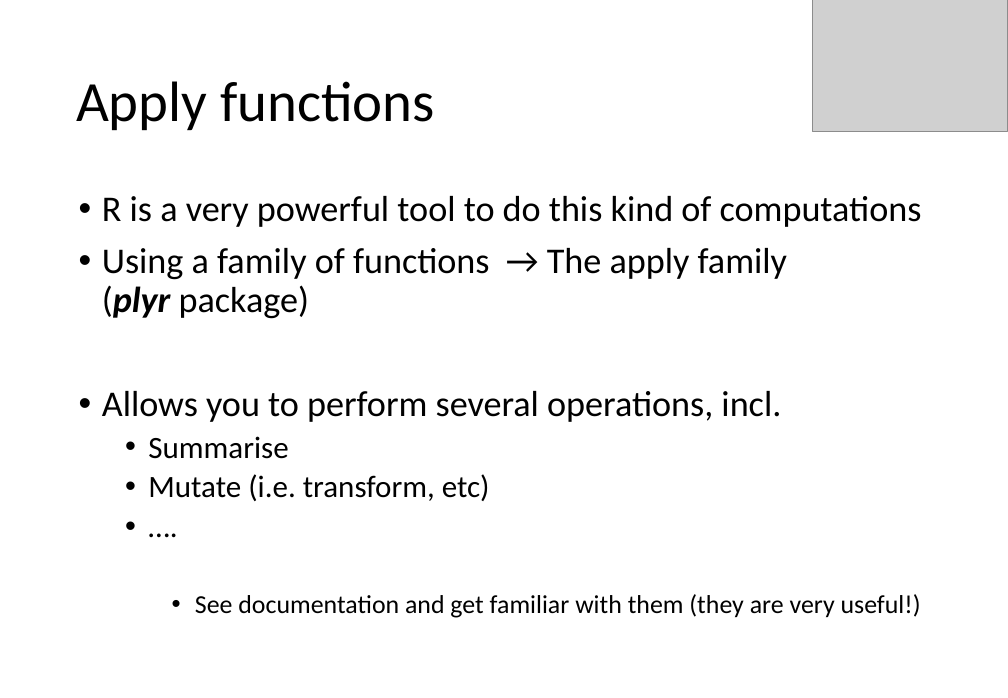
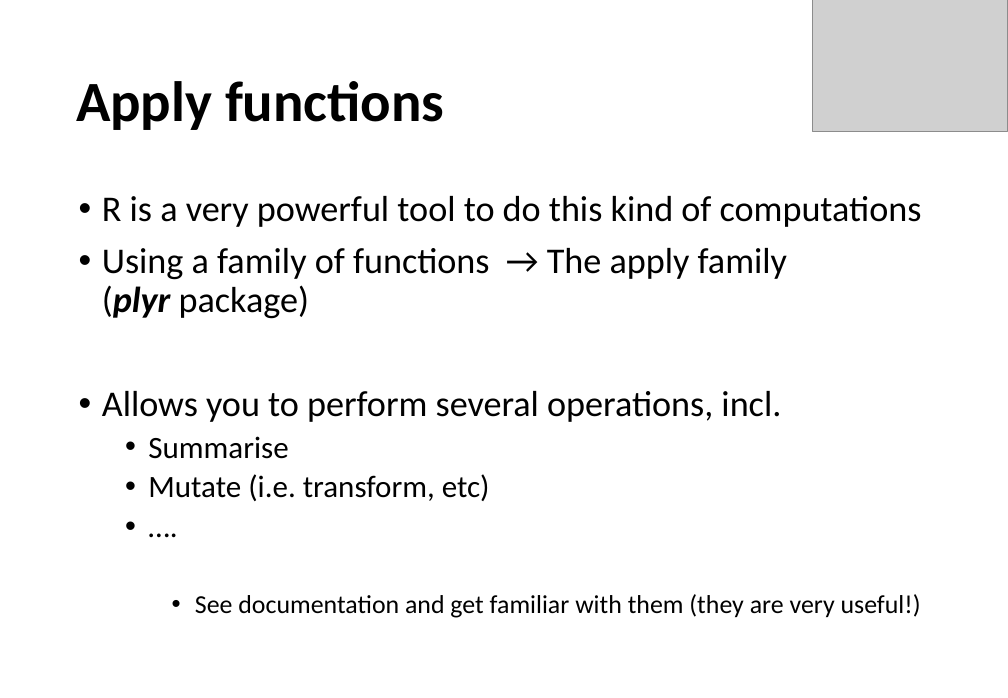
Before and after one commit to ramsyagha/tutorials, a slide deck: slide 39 of Lectures/1_Introduction to R.pptx. Drawn at 1008x698 pixels with LibreOffice and Linux fonts; fonts in the diff are those of the drawing; grey boxes stand for pictures. Boxes give left, top, right and bottom in pixels: in the first picture for what was removed or moved away, otherwise in the second. Text is boxed around its words. In the diff, an @@ line names an element or a change of style, - is before the commit and + after.

```diff
--- a/Lectures/1_Introduction to R.pptx
+++ b/Lectures/1_Introduction to R.pptx
@@ text "Apply functions" at bbox=[76, 81, 445, 130]: bold on @@
```
Also in this commit, not shown: 7 other slides changed.
